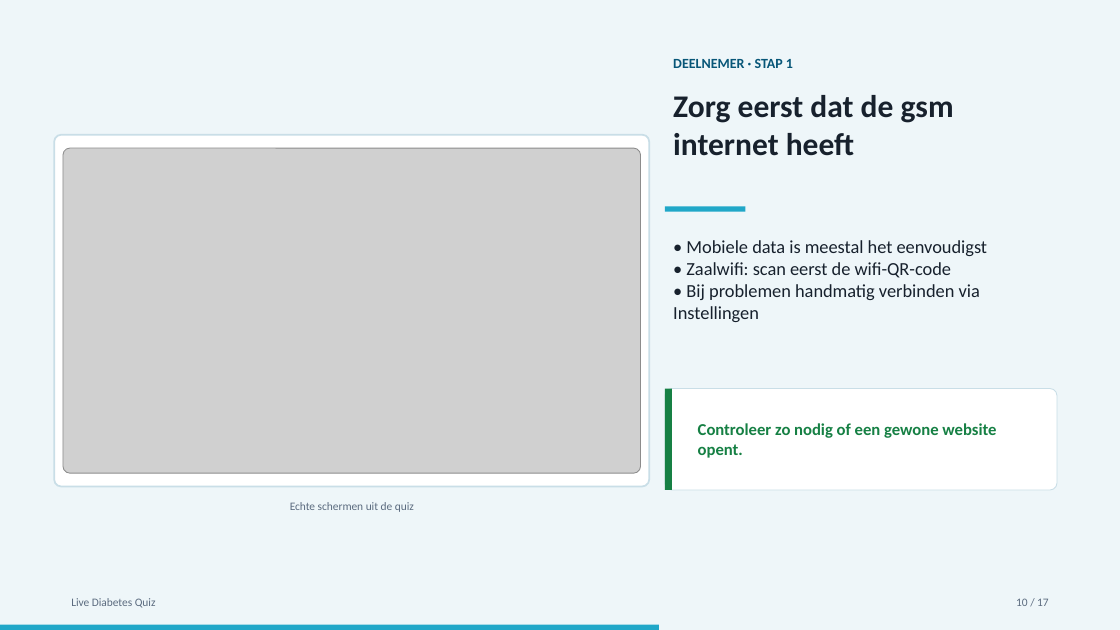
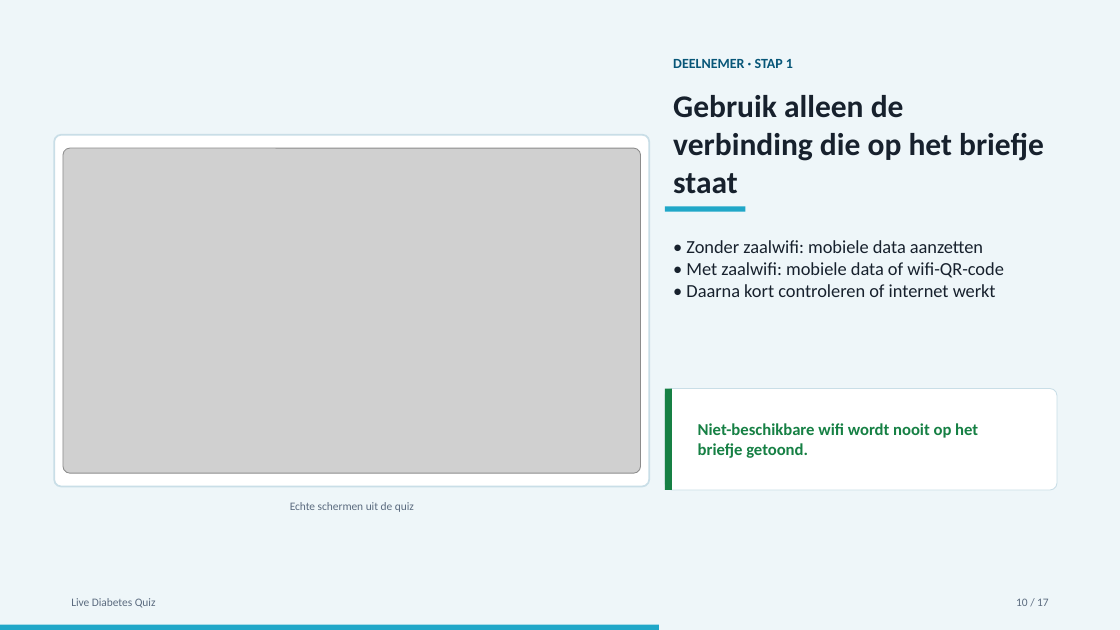
Before and after one commit to Fredje4711/live-diabetes-quiz, a slide deck: slide 10 of video-handleiding/Live-Diabetes-Quiz-storyboard.pptx. Drawn at 1120x630 pixels with LibreOffice and Linux fonts; fonts in the diff are those of the drawing; grey boxes stand for pictures. Boxes give left, top, right and bottom in pixels: in the first picture for what was removed or moved away, otherwise in the second. Text is boxed around its words. In the diff, an @@ line names an element or a change of style, - is before the commit and + after.

Commit message:
Verduidelijk vooraf afdrukken en verbinding maken

```diff
--- a/video-handleiding/Live-Diabetes-Quiz-storyboard.pptx
+++ b/video-handleiding/Live-Diabetes-Quiz-storyboard.pptx
@@ text at [673,95,1044,194]: text changed @@
-Zorg eerst dat de gsm internet heeft
+Gebruik alleen de verbinding die op het briefje staat
@@ text at [686,240,1004,297]: text changed @@
-• Mobiele data is meestal het eenvoudigst
-• Zaalwifi: scan eerst de wifi-QR-code
-• Bij problemen handmatig verbinden via Instellingen
+• Zonder zaalwifi: mobiele data aanzetten
+• Met zaalwifi: mobiele data of wifi-QR-code
+• Daarna kort controleren of internet werkt
@@ text at [698,423,978,458]: text changed @@
-Controleer zo nodig of een gewone website opent.
+Niet-beschikbare wifi wordt nooit op het briefje getoond.
```
Also in this commit, not shown: 7 other slides changed, 6 other files.
